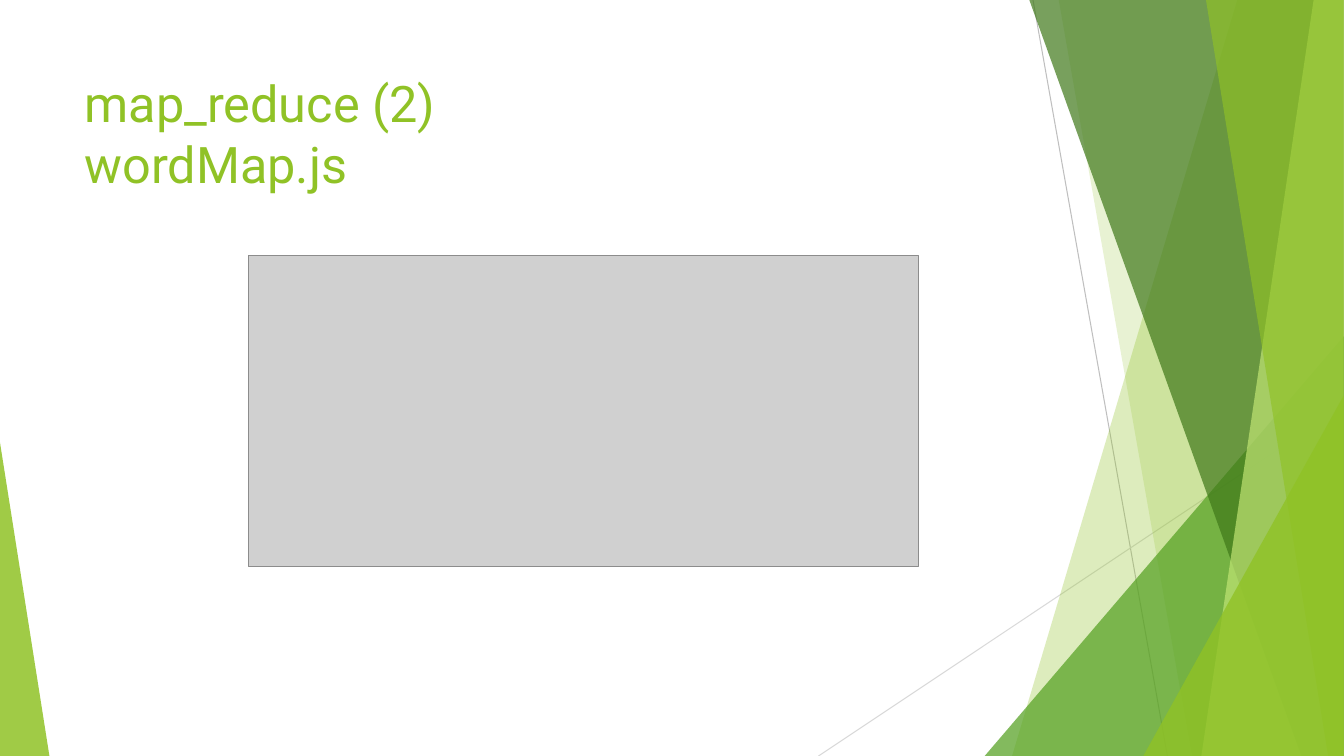
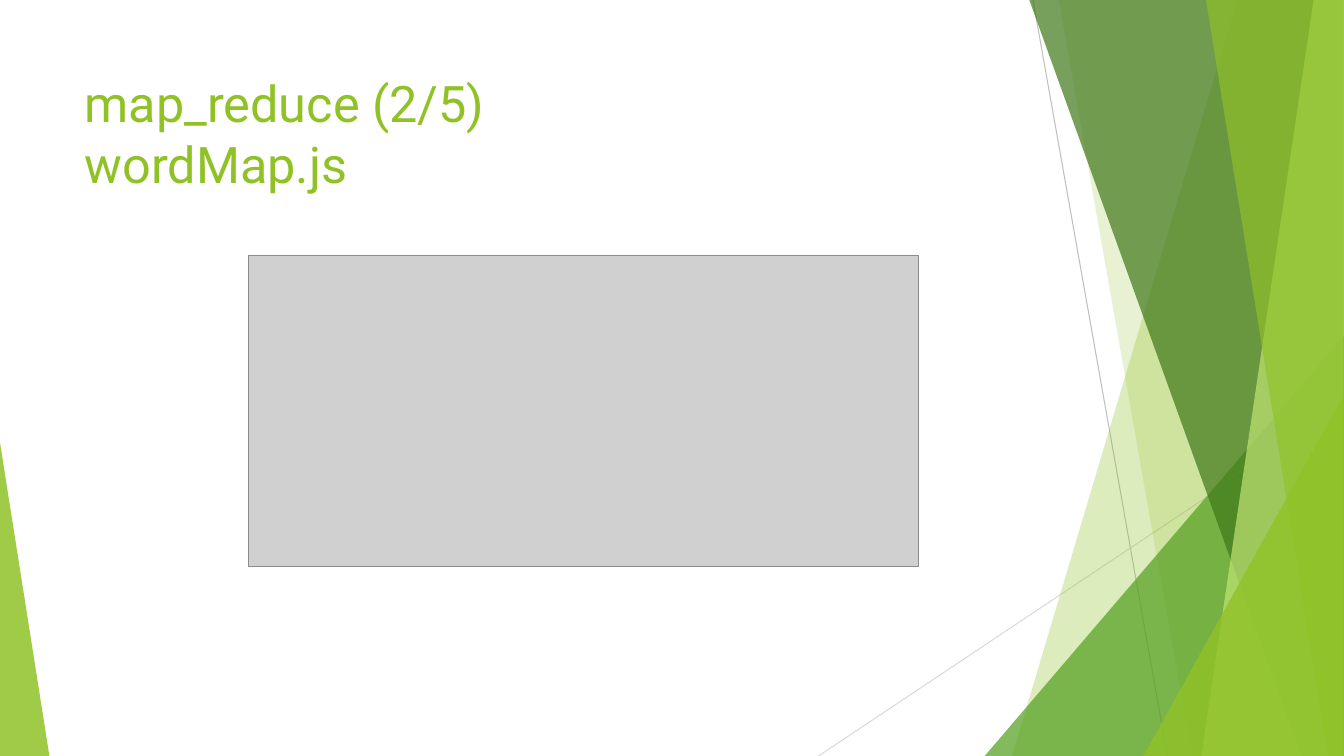
Before and after one commit to lucaMari94/mongodb-sentiment-analysis, a slide deck: slide 27 of silde/slide.pptx. Drawn at 1344x756 pixels with LibreOffice and Linux fonts; fonts in the diff are those of the drawing; grey boxes stand for pictures. Boxes give left, top, right and bottom in pixels: in the first picture for what was removed or moved away, otherwise in the second. Text is boxed around its words. In the diff, an @@ line names an element or a change of style, - is before the commit and + after.

```diff
--- a/silde/slide.pptx
+++ b/silde/slide.pptx
@@ title at (85, 82, 484, 194): text changed @@
-map_reduce (2)
-wordMap.js
+map_reduce (2/5)
+wordMap.js
```
Also in this commit, not shown: 15 other slides changed, 1 slide added, 1 other file.
